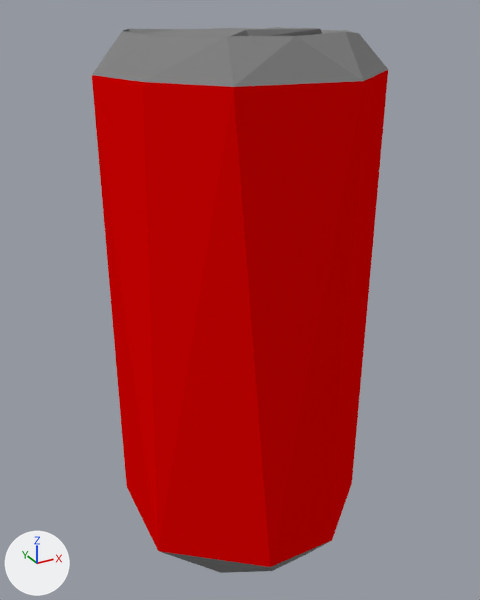
The Blender file Fire Place/Assets/Models/Props/SodaCan.blend, before and after one commit.
One viewpoint serves both versions: a 50 mm lens placed at (-2.33, -4.24, 2.16), pointed at (0.0, 0.01, 0.04). The axes (+X, +Y, +Z) are drawn at lower left. The lights are the same throughout.

The scene before the commit, as lines of its bpy script (objects in view):
```python
me_cylinder = bpy.data.meshes.new('Cylinder')
me_cylinder.from_pydata(...)  # 512 vertices, 451 faces; spans x -1.0..1.0, y -1.0..1.0, z -2.04..2.03
# faces by material slot: [419, 32]
me_cylinder.materials.append(mat_metal)  # grey #878787
me_cylinder.materials.append(mat_red)  # red #e70100
ob_sodacan = bpy.data.objects.new('SodaCan', me_cylinder)
ob_sodacan.location = (0.0, 0.0, 0.0)
_m = ob_sodacan.modifiers.new('Decimate', 'DECIMATE')
_m.ratio = 0.112
```
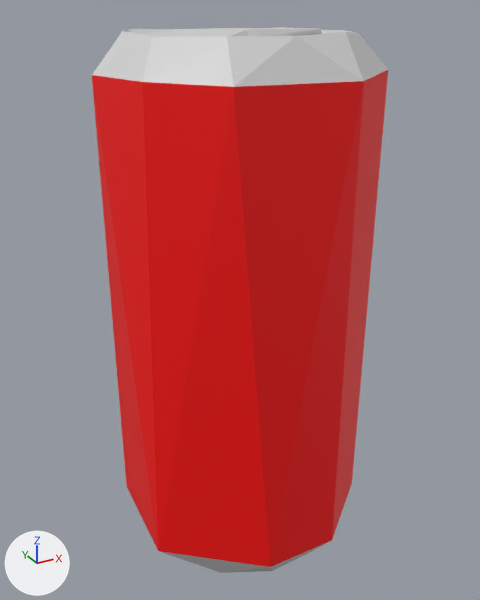
Scene script edits in JSON lines:
```json
{"op": "add", "block": "img_metal_1_atlas_jpg", "code": ["img_metal_1_atlas_jpg = load_image('metal_1_atlas.jpg', '../../Texture/metal_1_atlas.jpg', 32, 32, 'sRGB')"]}
{"op": "add", "block": "mat_metal_1_atlas_jpg", "code": ["mat_metal_1_atlas_jpg = principled_material('metal_1_atlas.jpg')", "mat_metal_1_atlas_jpg.texture = img_metal_1_atlas_jpg"]}
{"block": "me_cylinder", "where": "me_cylinder.from_pydata(...)  # 512 vertices, 451 faces; spans x -1.0..1.0, y -1.0..1.0, z -2.04..2.03"}
{"block": "me_cylinder", "where": "# used by ob_sodacan; location = (0.0, 0.0, 0.0)"}
{"block": "me_cylinder", "change": "me_cylinder part 1: all 419 faces that had it switch from mat_metal (grey #878787) to mat_metal_1_atlas_jpg (picture img_metal_1_atlas_jpg)"}
{"block": "me_cylinder", "change": "me_cylinder part 2: all 32 faces that had it switch from mat_red (red #e70100) to mat_metal_1_atlas_jpg (picture img_metal_1_atlas_jpg)"}
{"block": "me_cylinder", "change": "me_cylinder part 3: texture (UV) coordinates changed"}
```

Pixel boxes (x1, y1, x2, y2) of what changed, in the pictures (480 x 600 px):
```json
{"object": "SodaCan", "change": "recoloured, surface changed", "before": [92, 27, 388, 573], "after": [92, 27, 388, 573]}
```
